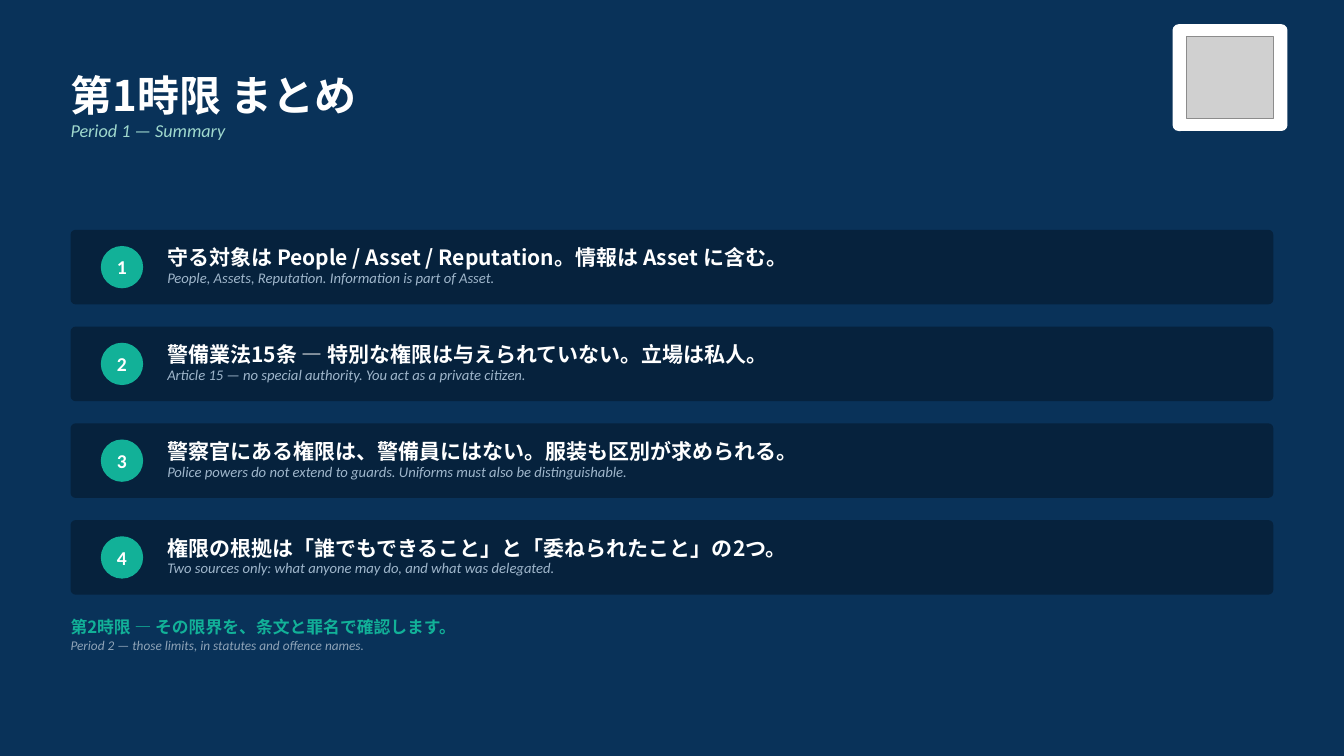
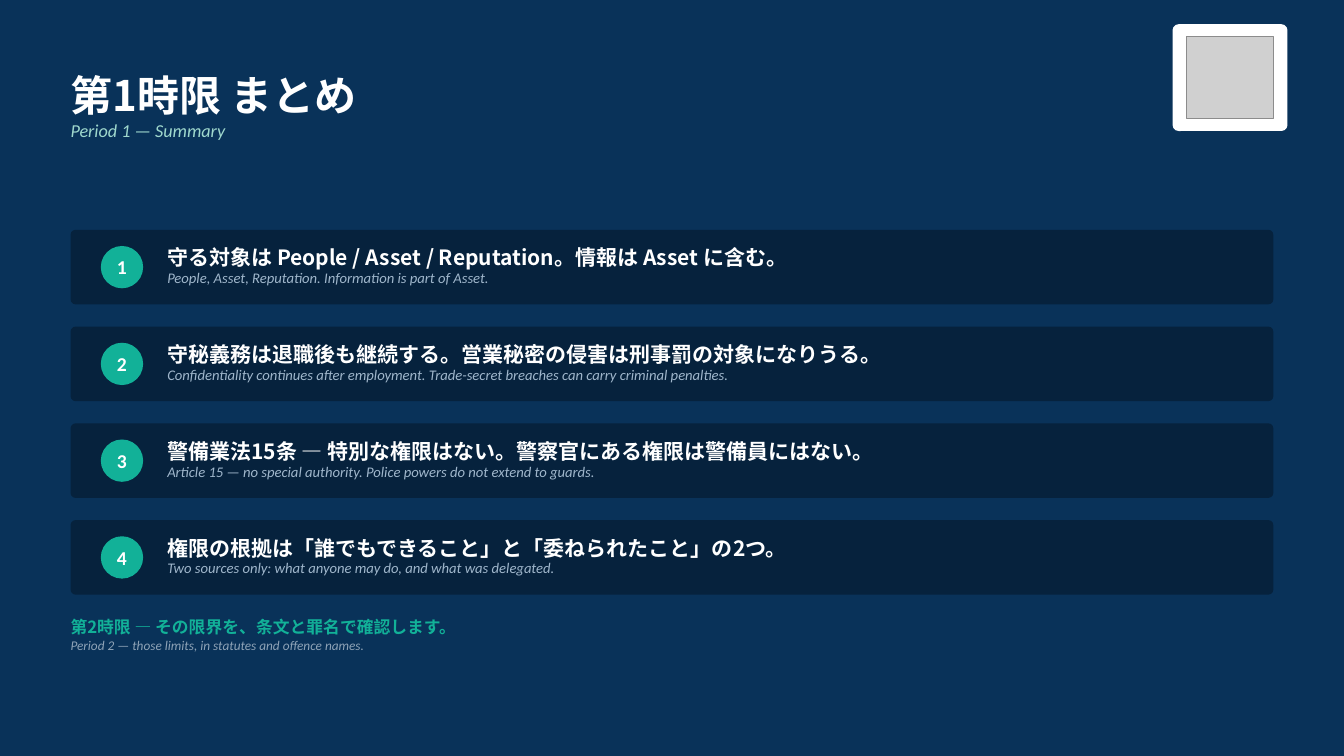
Before and after one commit to hrsmhiroshi-cpu/Training-, a slide deck: slide 11 of decks/01_1限_基本原則.pptx. Drawn at 1344x756 pixels with LibreOffice and Linux fonts; fonts in the diff are those of the drawing; grey boxes stand for pictures. Boxes give left, top, right and bottom in pixels: in the first picture for what was removed or moved away, otherwise in the second. Text is boxed around its words. In the diff, an @@ line names an element or a change of style, - is before the commit and + after.

```diff
--- a/decks/01_1限_基本原則.pptx
+++ b/decks/01_1限_基本原則.pptx
@@ text at <box>167,273,488,286</box>: text changed @@
-People, Assets, Reputation. Information is part of Asset.
+People, Asset, Reputation. Information is part of Asset.
@@ text at <box>167,344,881,383</box>: text changed @@
-警備業法15条 ― 特別な権限は与えられていない。立場は私人。
-Article 15 — no special authority. You act as a private citizen.
+守秘義務は退職後も継続する。営業秘密の侵害は刑事罰の対象になりうる。
+Confidentiality continues after employment. Trade-secret breaches can carry criminal penalties.
@@ text at <box>167,441,874,480</box>: text changed @@
-警察官にある権限は、警備員にはない。服装も区別が求められる。
-Police powers do not extend to guards. Uniforms must also be distinguishable.
+警備業法15条 ― 特別な権限はない。警察官にある権限は警備員にはない。
+Article 15 — no special authority. Police powers do not extend to guards.
```
Also in this commit, not shown: 6 other slides changed, 3 slides added, 3 slides removed, 12 other files.
